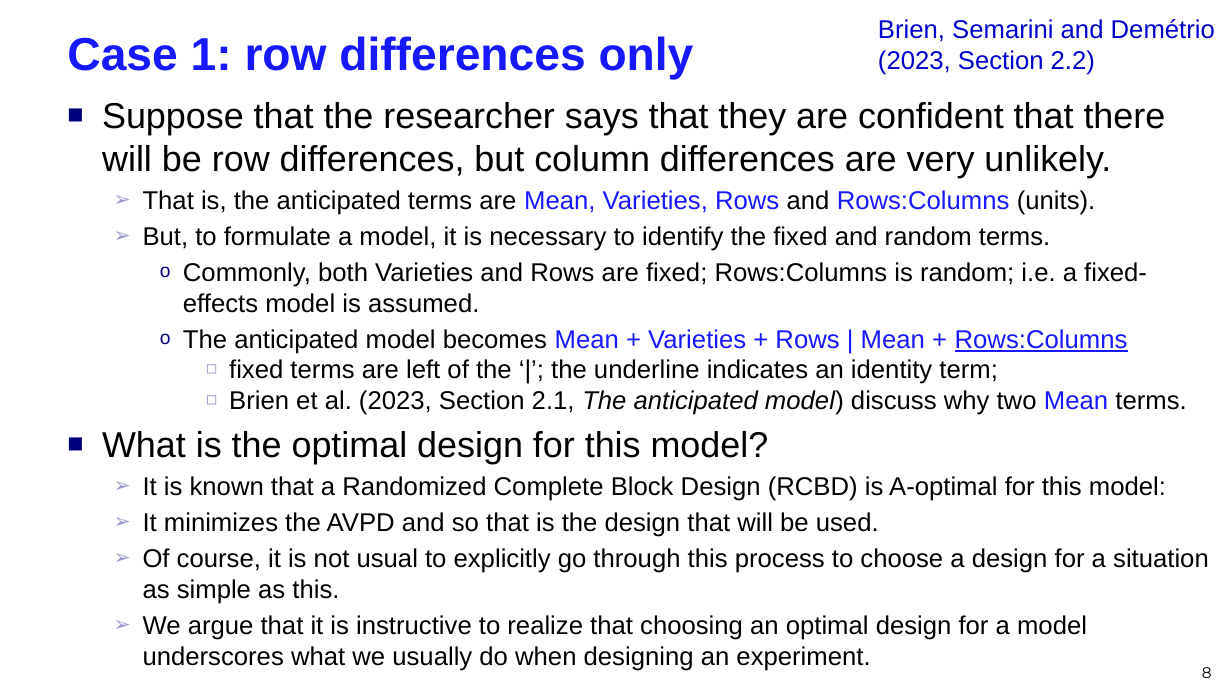
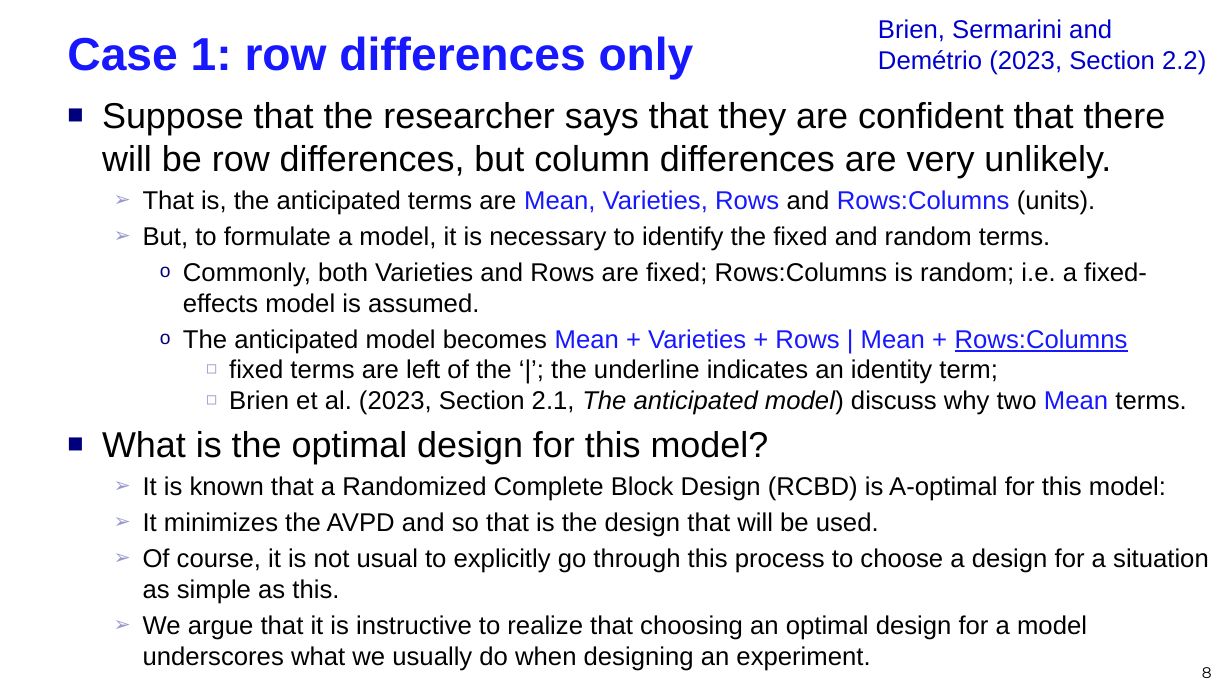
Before and after one commit to briencj/webcjb, a slide deck: slide 8 of curso2024/DesignShortCourseTopic1.v7.ppsx. Drawn at 1232x693 pixels with LibreOffice and Linux fonts; fonts in the diff are those of the drawing. Boxes give left, top, right and bottom in pixels: in the first picture for what was removed or moved away, otherwise in the second. Text is boxed around its words. In the diff, an @@ line names an element or a change of style, - is before the commit and + after.

```diff
--- a/curso2024/DesignShortCourseTopic1.v7.ppsx
+++ b/curso2024/DesignShortCourseTopic1.v7.ppsx
@@ text at [878,19,1206,75]: text changed @@
-Brien, Semarini and Demétrio (2023, Section 2.2)
+Brien, Sermarini and Demétrio (2023, Section 2.2)
```
Also in this commit, not shown: 3 other slides changed.
